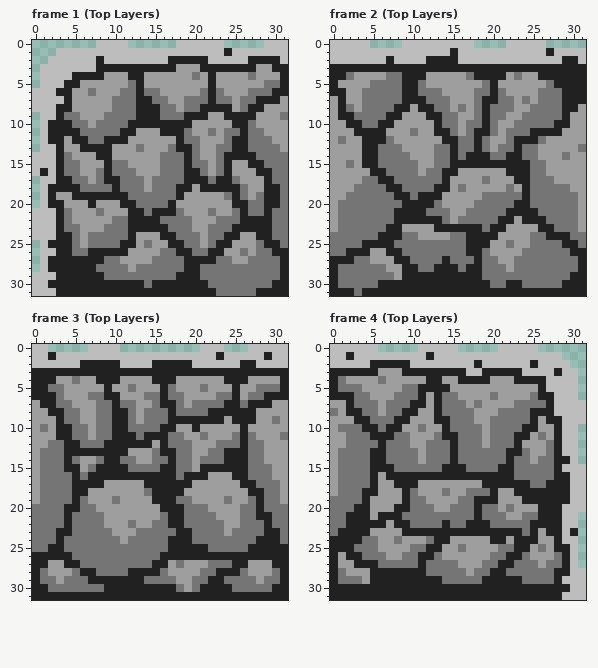
A pixel-art file gets an edit: dots/Aseprite drawings/WoodTiles.aseprite. This is how it looked before the edit.
32x32 pixels, 12 frames. Shown: frame 1 (Top Layers), frame 2 (Top Layers), frame 3 (Top Layers), frame 4 (Top Layers). The commit also changed other frames, which this record leaves out.
The result:
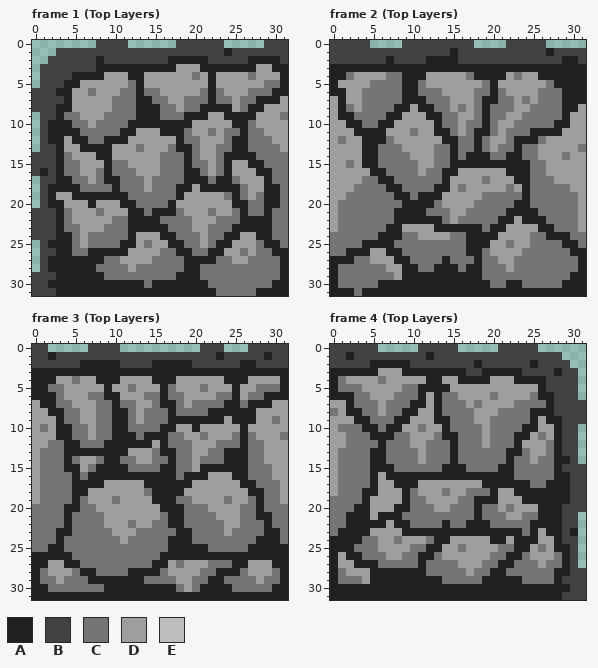
Palette (. is transparent): A #212121  B #424242  C #757575  D #9e9e9e  E #bdbdbd
Difference:
--- frame 1 (Top Layers)
@@ x 0..31 @@
- 0 ........EEEE......EEEEEE.....EEE
- 1 ...EEEEEEEEEEEEEEEEEEEEEAEEEEEEE
- 2 ..EEEEEEAEEEEEEEEAAAAAEEEEEAAAAE
- 3 .EEEEEEEAAAAAAAAAADDDAAAAAAADDAA
- 4 .EEEEAAAADDDAADDDDDDCDADDDDCDDDA
- 5 .EEEAADDDDDDCADDDDDDDDADDDDDDCCA
- 6 EEEAADDCDDDCCACCDDDDDCACDDDCCCAA
- 7 EEEEADDDDDCCCAACCDDCCCACCDCCAAAD
- 8 EEEAADDDDDCCCAAACCDCCAAAADCAADDD
- 9 .EEACCDDDCCCCAAACCCAAADDAAAADDDC
-10 .EAAACCDCCCCAAAAAAAADDDDDAACDDDD
-11 .EAAAACCCCCAADDDAAACDDCDCCACCDDD
-12 .EAADAACCAAADDDDDDACCDDDCAACCCDD
-13 .EEADDAAAADDDCDDDCAACDDCCAACCCCD
-14 EEEACDDDAADDDDDDCCCACDDCAAAACCCC
-15 EEEACCDDDACCDDDDCCCACCDCADDAACCC
-16 EAEACCDDCACCCDDDCCCAACDCADDDAACC
-17 .EEAACCDCAACCCDCCCCAAACAACDDDACC
-18 .EAAAACCCCACCCDCCCAADAAAAACDDAAC
-19 .EADDAAAAAAACCCCCCADDDDDCACDCAAC
-20 .EAADDDADDDAACCCCADDDDDDDAACCAAC
-21 EEEACDDDCDDDAACAAACDDDCDDCACCACC
-22 EEEACDDDDDCCAAAACCCCDDDCCCAAAACC
-23 EEEACCDDDCCCAAAAACCCDDCCCAAAAACC
-24 EEEAACDCCCCCADDDAACCCDCCAADDAACC
-25 .EAAACDCCCCAADCDDAACCDCAADDDCAAC
-26 .EEAACCAAAAADDDDCCAACCAADDCDCCAA
-27 .EAAAAAAACCDDDDCCCCAAAACCDDCCCCA
-28 .EAAAAAACCCCDCCCCCCAACCCCCCCCCCA
-29 EEEAAAAAACCCCCCCCCAAACCCCCCCCCCA
-30 EEAAAAAAAAAAAACAAAAAAACCCCCCCCAA
-31 EEEAAAAAAAAAAAAAAAAAAAACCCCCAAAA
+ 0 ........BBBB......BBBBBB.....BBB
+ 1 ...BBBBBBBBBBBBBBBBBBBBBABBBBBBB
+ 2 ..BBBBBBABBBBBBBBAAAAABBBBBAAAAB
+ 3 .BBBBBBBAAAAAAAAAADDDAAAAAAADDAA
+ 4 .BBBBAAAADDDAADDDDDDCDADDDDCDDDA
+ 5 .BBBAADDDDDDCADDDDDDDDADDDDDDCCA
+ 6 BBBAADDCDDDCCACCDDDDDCACDDDCCCAA
+ 7 BBBBADDDDDCCCAACCDDCCCACCDCCAAAD
+ 8 BBBAADDDDDCCCAAACCDCCAAAADCAADDD
+ 9 .BBACCDDDCCCCAAACCCAAADDAAAADDDC
+10 .BAAACCDCCCCAAAAAAAADDDDDAACDDDD
+11 .BAAAACCCCCAADDDAAACDDCDCCACCDDD
+12 .BAADAACCAAADDDDDDACCDDDCAACCCDD
+13 .BBADDAAAADDDCDDDCAACDDCCAACCCCD
+14 BBBACDDDAADDDDDDCCCACDDCAAAACCCC
+15 BBBACCDDDACCDDDDCCCACCDCADDAACCC
+16 BABACCDDCACCCDDDCCCAACDCADDDAACC
+17 .BBAACCDCAACCCDCCCCAAACAACDDDACC
+18 .BAAAACCCCACCCDCCCAADAAAAACDDAAC
+19 .BADDAAAAAAACCCCCCADDDDDCACDCAAC
+20 .BAADDDADDDAACCCCADDDDDDDAACCAAC
+21 BBBACDDDCDDDAACAAACDDDCDDCACCACC
+22 BBBACDDDDDCCAAAACCCCDDDCCCAAAACC
+23 BBBACCDDDCCCAAAAACCCDDCCCAAAAACC
+24 BBBAACDCCCCCADDDAACCCDCCAADDAACC
+25 .BAAACDCCCCAADCDDAACCDCAADDDCAAC
+26 .BBAACCAAAAADDDDCCAACCAADDCDCCAA
+27 .BAAAAAAACCDDDDCCCCAAAACCDDCCCCA
+28 .BAAAAAACCCCDCCCCCCAACCCCCCCCCCA
+29 BBBAAAAAACCCCCCCCCAAACCCCCCCCCCA
+30 BBAAAAAAAAAAAACAAAAAAACCCCCCCCAA
+31 BBBAAAAAAAAAAAAAAAAAAAACCCCCAAAA
--- frame 2 (Top Layers)
@@ x 0..31 @@
- 0 EEEEE....EEEEEEEEE....EEEEE.....
- 1 EEEEEEEEEEEEEEEAEEEEEEEEEEEAEEEE
- 2 EEEEEEEAEEEEAAAAEEEEEEEEEEEEEAAE
+ 0 BBBBB....BBBBBBBBB....BBBBB.....
+ 1 BBBBBBBBBBBBBBBABBBBBBBBBBBABBBB
+ 2 BBBBBBBABBBBAAAABBBBBBBBBBBBBAAB
  3 AAAAAAAAAAAAAAAAAAAAAAAAAAAAAAAA
--- frame 3 (Top Layers)
@@ x 0..31 @@
- 0 EE.....EEEE..........EEE...EEEEE
- 1 EEAEEEEEEEEEEEEEEEEEEEEAEEEEEAEE
- 2 EEEEEEAAAAAEEEEAAAAAEEEEEEAAEEEE
+ 0 BB.....BBBB..........BBB...BBBBB
+ 1 BBABBBBBBBBBBBBBBBBBBBBABBBBBABB
+ 2 BBBBBBAAAAABBBBAAAAABBBBBBAABBBB
  3 AAAAAAAAAAAAAAAAAAAAAAAAAAAAAAAA
--- frame 4 (Top Layers)
@@ x 0..31 @@
- 0 EEEEEE.....EEEEE.....EEEEE......
- 1 EEAEEEEEEEEEAEEEEEEEEEEEEEEEE...
- 2 EEEEEAAAAAEEEEEEEEAEEEEEEAEEEE..
- 3 AAAAAADDDAAAAAAAAEEAAAAAEEEEAEE.
- 4 ACDDDDCDDDDDAADDAAAADDDAAAAEEEE.
- 5 ACCCDDDDDCCAAAADDDDDDDDDDDAEEEE.
- 6 AAACCDDDCCCADACCDDDDCDDDDCAAEEE.
- 7 DDACCCDCCCAADACCCDCDDDDCCCCAEEEE
- 8 CDAACCDCCAADDACCCCDDDCCCCAAAEEEE
- 9 DDDAACCCAADDDAACCCDDCCCCCADAAEEE
-10 DCCCAACAADDCDDACCCCDCCCCAADDAEE.
-11 DDCCCAAACCDDDCAACCCDCCCAADCDAEE.
-12 DDCCCCACCCDDCCCACCCDCCCADDDCAEE.
-13 DCCCCAACCCCDCCCACCCCCCAACDDCAEE.
-14 DCCCCAACCCCDCCCACCCCCCACCDCCAAE.
-15 DCCCCAAACCCCCCAAACCCCAACCCCCAEEE
-16 DCCCCADAAAAAAAAAAAAAAAACCCCCAAEE
-17 DCCCCADDAAADDDDDDDDAAAAAACCAAAEE
-18 DCCCAADDDACDDDCDDCCCADDAAAAAAAEE
-19 CCCCADDDDACCDDDDCCAAADDDAAAAAAEE
-20 CCCAADDDAACCCDDCCCACCDCDDDAAAEEE
-21 CCAAADAAACCCCCCCCCACCCDDCCAAAEE.
-22 CCAAAAADAACCCCACCAAACCCCCAAAAEE.
-23 CAAAADDDDAAAAAAAAAAAAAAACADAAEA.
-24 AAAACCDDCDDDCAADDDDDAADAAADDAEE.
-25 AAACCCDDDDCCAADDCDDDDCCAADCDAAE.
-26 ADAACCCDDCCAACDDDDDDCCAACDDDCAE.
-27 ADDAAACCCCCACCCCDDDCCAACCCDCCAE.
-28 ACDDDAAAAAAACCCCCDCCAACCCCCCAAEE
-29 ACCCDAAAAAAAAACCCCCAAAAACCCCAEEE
-30 AAAAAAAAAAAAAAAAAAAAAAAAAAAAAAEE
-31 AAAAAAAAAAAAAAAAAAAAAAAAAAAAAEEE
+ 0 BBBBBB.....BBBBB.....BBBBB......
+ 1 BBABBBBBBBBBABBBBBBBBBBBBBBBB...
+ 2 BBBBBAAAAABBBBBBBBABBBBBBABBBB..
+ 3 AAAAAADDDAAAAAAAABBAAAAABBBBABB.
+ 4 ACDDDDCDDDDDAADDAAAADDDAAAABBBB.
+ 5 ACCCDDDDDCCAAAADDDDDDDDDDDABBBB.
+ 6 AAACCDDDCCCADACCDDDDCDDDDCAABBB.
+ 7 DDACCCDCCCAADACCCDCDDDDCCCCABBBB
+ 8 CDAACCDCCAADDACCCCDDDCCCCAAABBBB
+ 9 DDDAACCCAADDDAACCCDDCCCCCADAABBB
+10 DCCCAACAADDCDDACCCCDCCCCAADDABB.
+11 DDCCCAAACCDDDCAACCCDCCCAADCDABB.
+12 DDCCCCACCCDDCCCACCCDCCCADDDCABB.
+13 DCCCCAACCCCDCCCACCCCCCAACDDCABB.
+14 DCCCCAACCCCDCCCACCCCCCACCDCCAAB.
+15 DCCCCAAACCCCCCAAACCCCAACCCCCABBB
+16 DCCCCADAAAAAAAAAAAAAAAACCCCCAABB
+17 DCCCCADDAAADDDDDDDDAAAAAACCAAABB
+18 DCCCAADDDACDDDCDDCCCADDAAAAAAABB
+19 CCCCADDDDACCDDDDCCAAADDDAAAAAABB
+20 CCCAADDDAACCCDDCCCACCDCDDDAAABBB
+21 CCAAADAAACCCCCCCCCACCCDDCCAAABB.
+22 CCAAAAADAACCCCACCAAACCCCCAAAABB.
+23 CAAAADDDDAAAAAAAAAAAAAAACADAABA.
+24 AAAACCDDCDDDCAADDDDDAADAAADDABB.
+25 AAACCCDDDDCCAADDCDDDDCCAADCDAAB.
+26 ADAACCCDDCCAACDDDDDDCCAACDDDCAB.
+27 ADDAAACCCCCACCCCDDDCCAACCCDCCAB.
+28 ACDDDAAAAAAACCCCCDCCAACCCCCCAABB
+29 ACCCDAAAAAAAAACCCCCAAAAACCCCABBB
+30 AAAAAAAAAAAAAAAAAAAAAAAAAAAAAABB
+31 AAAAAAAAAAAAAAAAAAAAAAAAAAAAABBB
Pixel boxes of the changes (left, top, right, bottom) in both pictures:
changed: (32, 40, 288, 296)
changed: (330, 40, 586, 64)
changed: (32, 344, 288, 368)
changed: (330, 344, 586, 600)
